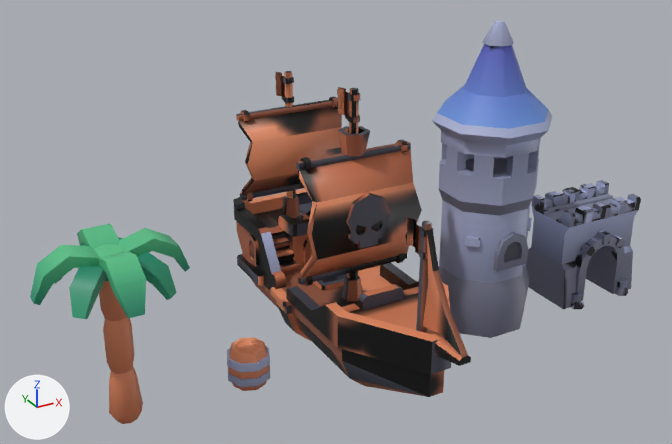
A saved change to the Blender file drafts/environments/biome-props/PirateCoast.blend.
The view is the same before and after, from a 50 mm camera at (-13.3, -88.6, 62.8) aimed at (36.2, 1.4, 17.8). Lighting does not change. The marker at lower left points along +X, +Y and +Z. The picture after the commit comes second.

Names of what the first picture shows: 'PirateCoast_Barrel', 'PirateCoast_Fort', 'PirateCoast_Lighthouse', 'PirateCoast_Palm', 'PirateCoast_Ship'.
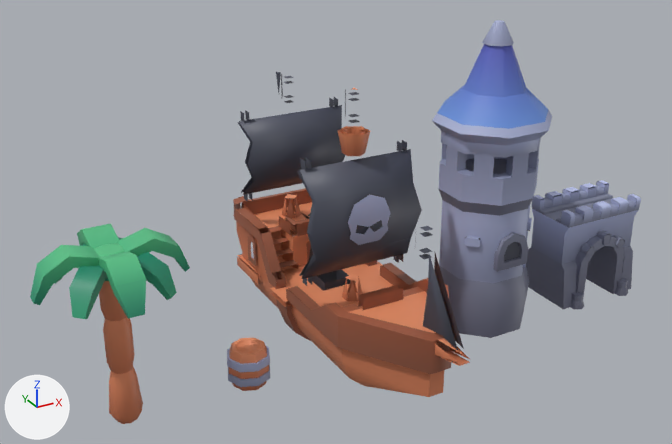
Where the change shows, as pixel boxes [x1, y1, x2, y2] in the pictures (672 x 444 px; the box of a moved part takes in the faces that stretch with it):
'PirateCoast_Ship', reshaped: before [233, 71, 471, 397]; after [233, 72, 470, 397]
part 1 of me_piratecoast_ship, rebuilt (not visible before): after [419, 232, 432, 237]
part 2 of me_piratecoast_ship, rebuilt (not visible before): after [420, 248, 433, 254]
part 3 of me_piratecoast_ship, rebuilt: before [420, 227, 433, 231]; after [420, 226, 433, 231]
part 4 of me_piratecoast_ship, rebuilt: before [329, 97, 334, 108]; after [329, 98, 334, 108]
part 5 of me_piratecoast_ship, rebuilt (not visible before): after [402, 140, 407, 152]
part 6 of me_piratecoast_ship, rebuilt: before [396, 141, 403, 152]; after [397, 141, 402, 152]
part 7 of me_piratecoast_ship, rebuilt (not visible before): after [306, 158, 311, 170]
part 8 of me_piratecoast_ship, rebuilt (14% narrower, 7% shorter): before [300, 158, 306, 171]; after [301, 159, 306, 171]
part 9 of me_piratecoast_ship, deleted: before [236, 72, 471, 366]
part 10 of me_piratecoast_ship, moved or reshaped: before [233, 71, 418, 377]; after [234, 88, 411, 347]
part 11 of me_piratecoast_ship, moved or reshaped: before [349, 218, 462, 366]; after [349, 253, 469, 363]
part 12 of me_piratecoast_ship, surface changed: [236, 74, 451, 397] in both
part 13 of me_piratecoast_fort, deleted: before [570, 197, 641, 254]
part 14 of me_piratecoast_fort, moved or reshaped: before [564, 195, 636, 217]; after [561, 195, 637, 228]
part 15 of me_piratecoast_fort, moved or reshaped: before [532, 180, 609, 212]; after [532, 182, 609, 212]
part 16 of me_piratecoast_fort, moved or reshaped: before [562, 217, 634, 291]; after [562, 217, 634, 297]
part 17 of me_piratecoast_fort, surface changed: [532, 185, 639, 310] in both

Diff of the bpy script that builds the scene:
```diff
--- a/drafts/environments/biome-props/PirateCoast.blend.py
+++ b/drafts/environments/biome-props/PirateCoast.blend.py
@@ me_piratecoast_ship @@
-me_piratecoast_ship.from_pydata(...)  # 3292 vertices, 1938 faces; spans x -8.2..8.2, y -22.4..22.4, z 0.0..34.0
+me_piratecoast_ship.from_pydata(...)  # 1993 vertices, 599 faces, 477 loose edges; spans x -8.2..8.2, y -22.4..22.4, z 0.0..34.0
+# me_piratecoast_ship part 1: the loose piece of 8 vertices spanning x -0.6..0.6, y -15.0..-13.8, z 22.0 is rebuilt with 4 vertices and now spans x -0.5..0.5, y -14.9..-13.9, z 22.0
+# me_piratecoast_ship part 2: the loose piece of 8 vertices spanning x -0.6..0.6, y -15.0..-13.8, z 20.1 is rebuilt with 4 vertices and now spans x -0.5..0.5, y -14.9..-13.9, z 20.1
+# me_piratecoast_ship part 3: the loose piece of 8 vertices spanning x -0.6..0.6, y -15.0..-13.8, z 22.7 is rebuilt with 4 vertices and now spans x -0.5..0.5, y -14.9..-13.9, z 22.7
+# me_piratecoast_ship part 4: the loose piece of 8 vertices spanning x 6.1, y 17.2..18.6, z 26.4..27.9 is rebuilt with 4 vertices and now spans x 6.1, y 17.3..18.5, z 26.6..27.8
+# me_piratecoast_ship part 5: the loose piece of 8 vertices spanning x 6.8, y 0.1..1.6, z 25.4..26.8 is rebuilt with 4 vertices and now spans x 6.8, y 0.2..1.4, z 25.5..26.7
+# me_piratecoast_ship part 6: the loose piece of 8 vertices spanning x 6.1, y 0.1..1.6, z 25.4..26.8 is rebuilt with 4 vertices and now spans x 6.1, y 0.2..1.4, z 25.5..26.7
+# me_piratecoast_ship part 7: the loose piece of 8 vertices spanning x -6.1, y 0.1..1.6, z 25.4..26.8 is rebuilt with 4 vertices and now spans x -6.1, y 0.2..1.4, z 25.5..26.7
+# me_piratecoast_ship part 8: the loose piece of 8 vertices spanning x -6.8, y 0.1..1.6, z 25.4..26.8 is rebuilt with 4 vertices and now spans x -6.8, y 0.2..1.4, z 25.5..26.7
+# me_piratecoast_ship part 9: 374 loose pieces with 1540 vertices, spanning x -8.2..8.2, y -22.4..22.4, z 5.1..34.0, are deleted
+# me_piratecoast_ship part 10: 19 vertices moved from x -7.8..7.8, y -6.1..20.6, z 6.5..18.3 to x -8.1..8.1, y -6.1..22.0, z 6.5..18.3; 604 vertices removed from x -7.8..7.8, y -6.1..22.4, z 0.7..33.4; 922 vertices added at x -8.2..8.2, y -6.1..22.4, z 5.1..34.0
+# me_piratecoast_ship part 11: 2 vertices moved from x -0.4..0.4, y -22.4, z 11.3 to x -0.4..0.4, y -21.6, z 11.6; 52 vertices removed from x -1.0..1.0, y -22.4..-10.4, z 7.2..23.4; 95 vertices added at x -0.8..0.8, y -22.4..-10.6, z 7.2..23.4
+# me_piratecoast_ship part 12: 198 kept faces spanning x -7.5..7.5, y -18.7..22.4, z 0.0..33.4 get new texture (UV) coordinates
+# other edits to the shape of me_piratecoast_ship do not show in these pictures
 me_piratecoast_ship.materials.append(mat_piratecoast_ship)
@@ me_piratecoast_fort @@
-me_piratecoast_fort.from_pydata(...)  # 1278 vertices, 716 faces; spans x -6.36..6.36, y -5.73..5.73, z 0.0..14.0
+me_piratecoast_fort.from_pydata(...)  # 1162 vertices, 600 faces, 12 loose edges; spans x -6.36..6.36, y -5.73..5.73, z 0.0..14.0
+# me_piratecoast_fort part 13: 23 loose pieces with 92 vertices, spanning x -6.36..6.36, y -4.77..4.77, z 5.41..14.0, are deleted
+# me_piratecoast_fort part 14: 1 vertex moved from x 0.0, y -2.23, z 13.87 to x 0.0, y -2.27, z 13.96; 51 vertices removed from x -6.36..6.36, y -3.98..-2.23, z 13.68..14.0; 35 vertices added at x -6.36..6.36, y -3.9..-2.27, z 13.89..13.96
+# me_piratecoast_fort part 15: 52 vertices removed from x -6.36..6.36, y 2.23..3.98, z 13.68..14.0; 36 vertices added at x -6.36..6.36, y 2.27..3.9, z 13.89..13.96
+# me_piratecoast_fort part 16: 36 vertices removed from x -4.14..2.83, y -4.45..4.45, z 5.28..8.0; 44 vertices added at x -4.0..4.0, y -4.77..4.77, z 5.72..10.01
+# me_piratecoast_fort part 17: 284 kept faces spanning x -6.36..6.36, y -5.73..5.73, z 0.0..14.0 get new texture (UV) coordinates
 me_piratecoast_fort.materials.append(mat_piratecoast_fort)
```
